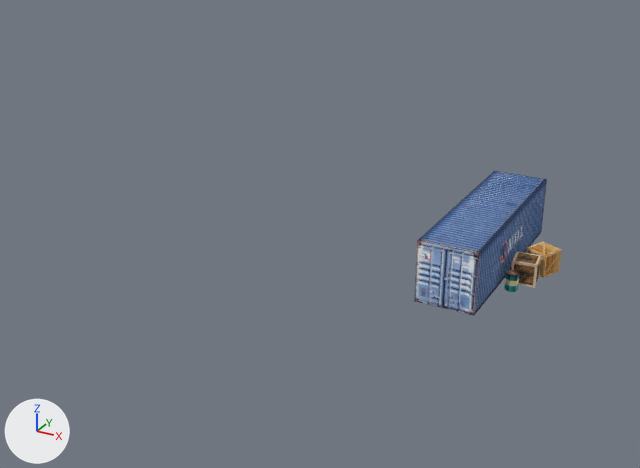
A saved change to the Blender file showcase/showcase.blend.
The view is the same before and after, from a camera (50 mm lens) standing at (11.5, -59.3, 31.6) and looking at (-19.6, -2.6, 3.3). The lights are fixed; the arrows at lower left show +X, +Y and +Z.
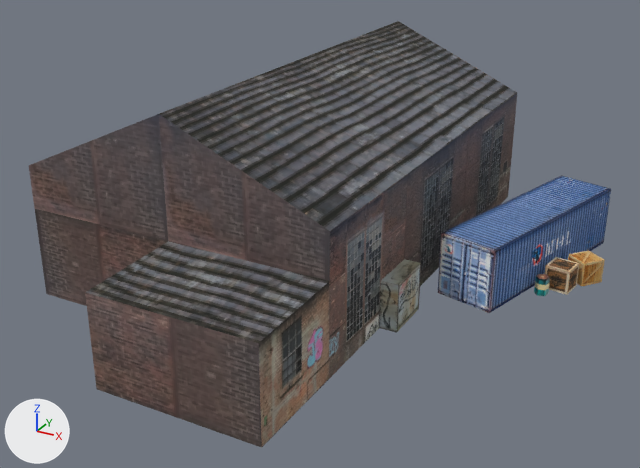
What changed in the scene script:
```text
Add img_texture:
    img_texture = load_image('texture', '_unpacked/texture', 1364, 256, 'sRGB')
Add mat_material_001:
    mat_material_001 = principled_material('Material.001')
    mat_material_001.texture = img_texture
    mat_material_001.roughness = 1.0
Add me_cube_002:
    me_cube_002.from_pydata(...)  # 112 vertices, 80 faces; spans x -1.0..1.11, y -1.44..1.0, z -1.0..2.06
    me_cube_002.materials.append(mat_material_001)  # picture img_texture
Change ob_cube:
    ob_cube.location: (-4.42, 8.23, 0.0) -> (-0.97, 8.23, 0.0)
    ob_cube.rotation_euler: (0.0, 0.0, -0.41) -> (0.0, 0.0, -0.672)  # degrees (0, 0, -23) -> degrees (0, 0, -39)
Change ob_cube_001:
    ob_cube_001.location: (-5.13, 5.68, 0.0) -> (-2.31, 5.95, 0.0)
    ob_cube_001.rotation_euler: (0.0, 0.0, 1.692) -> (0.0, 0.0, 1.43)  # degrees (0, 0, 97) -> degrees (0, 0, 82)
Change ob_cylinder:
    ob_cylinder.location: (-5.62, 3.63, -0.26) -> (-3.32, 4.1, -0.26)
Change ob_cube_002:
    ob_cube_002.location: (-9.15, 7.01, 1.59) -> (-5.85, 8.28, 1.59)
    ob_cube_002.rotation_euler: (0.0, 0.0, 0.0) -> (0.0, 0.0, -0.263)  # degrees (0, 0, 0) -> degrees (0, 0, -15)
Add ob_cube_003:
    ob_cube_003 = bpy.data.objects.new('Cube.003', me_cube_002)
    ob_cube_003.location = (-24.88, 4.16, 4.38)
    ob_cube_003.scale = (12.7, 19.1, 5.37)
```

What differs and where, as boxes [x1, y1, x2, y2] in the pictures (640 x 468 px):
'Cube.003', added: after [29, 21, 517, 448]
'Cube.002', moved, turned: before [414, 170, 547, 316]; after [438, 176, 611, 313]
'Cube.001', moved, turned: before [511, 252, 541, 288]; after [545, 257, 580, 295]
'Cube', moved, turned: before [526, 242, 562, 278]; after [568, 250, 605, 286]
'Cylinder', moved: before [504, 270, 519, 292]; after [534, 274, 550, 296]
